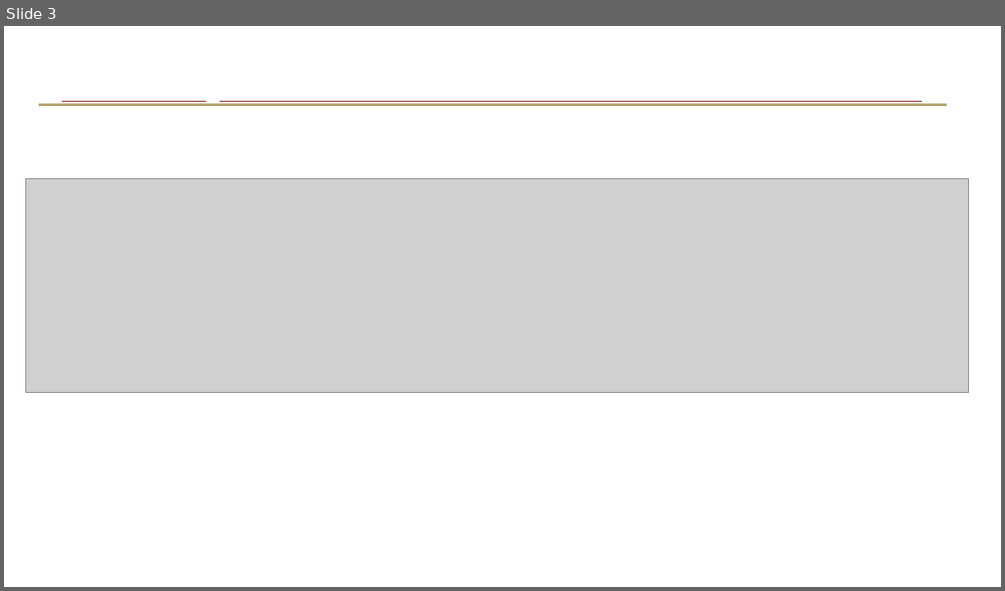
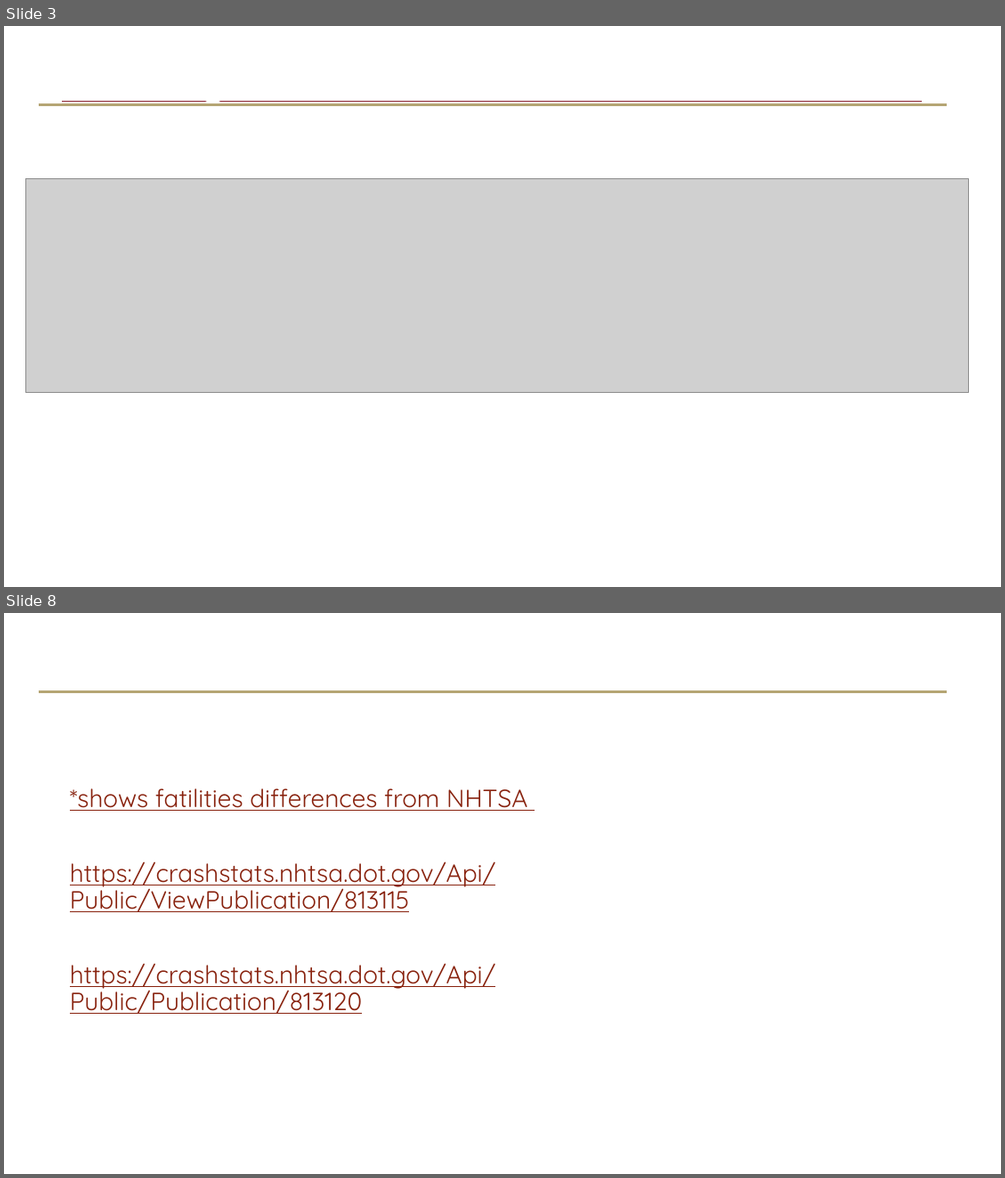
Before and after one commit to hypothetical-lemon/COMP4441, a slide deck: COMP4441_final_project.pptx. Shown one above the other, each under a label of ours: slide 3 before the commit, slides 3 and 8 after it; the slides between them are not shown. The pictures are 1005x591 and 1005x1178 pixels, drawn with LibreOffice and Linux fonts; fonts in the diff are those of the drawing; grey boxes stand for pictures; background and template pictures are left out. Boxes give left, top, right and bottom in pixels: in the first picture for what was removed or moved away, otherwise in the second. Text is boxed around its words. In the diff, an @@ line names an element or a change of style, - is before the commit and + after.

```diff
--- a/COMP4441_final_project.pptx
+++ b/COMP4441_final_project.pptx
@@ slide 8 added at <box>4,613,1001,1174</box>, background #FFFFFF; not listed: 1 template element that a slide beside it also shows @@
@@ title added at <box>70,690,720,693</box>, 39.6 pt, text #FFFFFF, bold @@
+Extra Links to Analysis by NHTSA
@@ text added at <box>63,696,922,734</box>, 24 pt, text #FFFFFF @@
+the creators of the FARS
@@ text added at <box>70,788,527,1013</box>, 24 pt, text #88220E, underline @@
+*shows fatilities differences from NHTSA
+https://crashstats.nhtsa.dot.gov/Api/Public/ViewPublication/813115
+https://crashstats.nhtsa.dot.gov/Api/Public/Publication/813120
```
Also in this commit, not shown: 3 slides changed, 5 other slides added, 11 slides removed, 1 other file.
